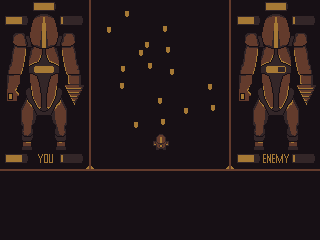
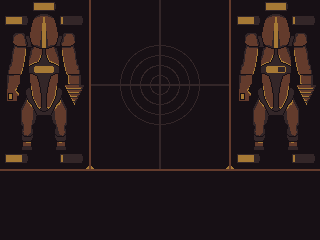
Revision of a layered w=320, h=240 image; what changed, layer by layer:
hid "tiny mech" over [153, 134, 169, 150]
hid "text", painted on it over [38, 11, 289, 163]
added layer "drill" above "gun attack" over [91, 0, 229, 169]